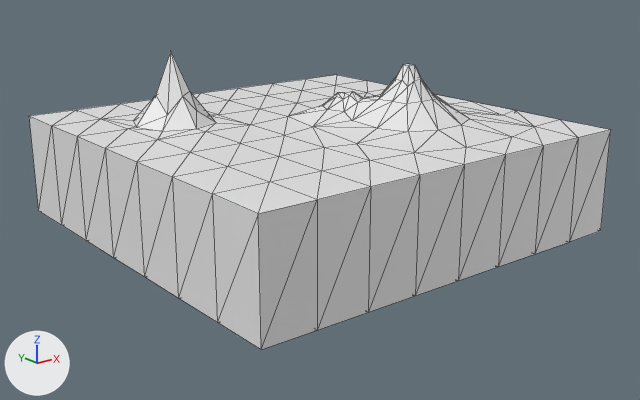
What one commit did to the glTF model Godot Project/assets/NewEnvironment/SM_Floor_02_B.gltf.
Before and after are seen from a 50 mm camera at (-7.18, -4.64, 1.85) aimed at (-2.03, 1.8, -0.73). The axes (+X, +Y, +Z) are drawn at lower left. The lights are the same throughout. The first picture is the older version. Mesh edges are drawn as thin lines. Vertices at exactly the same position are counted once.

Objects in the first picture: 'SM_Floor_02_B'.
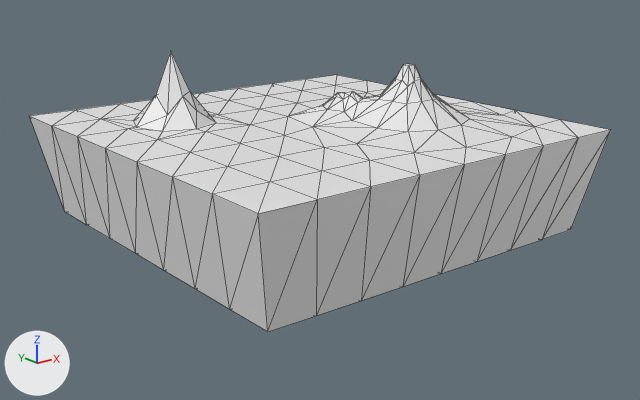
Location of each change, [x1, y1, x2, y2] in pixels of the pictures (640 x 400 px; the box of a moved part takes in the faces that stretch with it):
'SM_Floor_02_B', reshaped (6% shorter): before [29, 51, 611, 350]; after [29, 51, 611, 332]
part 1 of me_cube_008, moved or reshaped: before [29, 116, 611, 350]; after [29, 116, 611, 332]

The edits, one by one:
me_cube_008 has 212 vertices, 420 faces and spans x -4.0..0.01, y 0.0..4.0, z -1.0..0.69.
me_cube_008 is used by ob_sm_floor_02_b; location (0.0, 0.0, 0.0).
me_cube_008 part 1: all 72 vertices in x -4.0..0.0, y 0.0..4.0, z -1.0 are scaled about their middle by (0.9, 0.9, 0.884).
